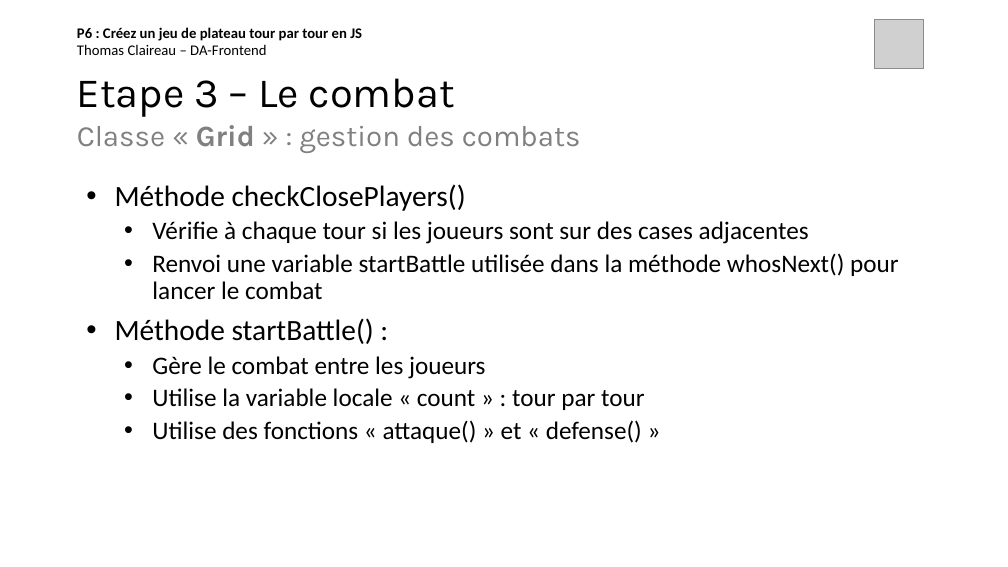
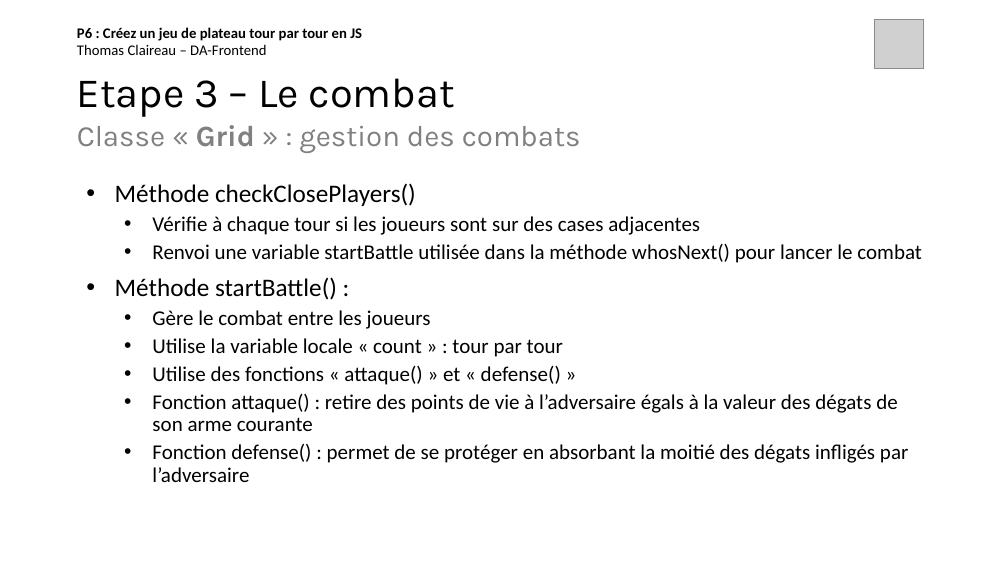
Before and after one commit to thomas-claireau/P6-Openclassrooms, a slide deck: slide 13 of Présentation P6 - OpenClassrooms.pptx. Drawn at 1008x567 pixels with LibreOffice and Linux fonts; fonts in the diff are those of the drawing; grey boxes stand for pictures. Boxes give left, top, right and bottom in pixels: in the first picture for what was removed or moved away, otherwise in the second. Text is boxed around its words. In the diff, an @@ line names an element or a change of style, - is before the commit and + after.

```diff
--- a/Présentation P6 - OpenClassrooms.pptx
+++ b/Présentation P6 - OpenClassrooms.pptx
@@ text at [115, 183, 922, 385]: size 28 to 24 pt in "Méthode checkClosePlayers()", "Méthode startBattle() :"; size 24 to 20 pt in "Vérifie à chaque tour si les joueurs ...", "Renvoi une variable startBattle utilisée dans la ...", "Gère le combat entre les joueurs", "Utilise la variable locale « count » ..." and 1 more places @@
@@ text at [152, 394, 908, 482]: paragraphs added @@
+  • Fonction attaque() : retire des points de vie à l’adversaire égals à la valeur des dégats de son arme courante
+  • Fonction defense() : permet de se protéger en absorbant la moitié des dégats infligés par l’adversaire
```
Also in this commit, not shown: 2 other slides changed.
